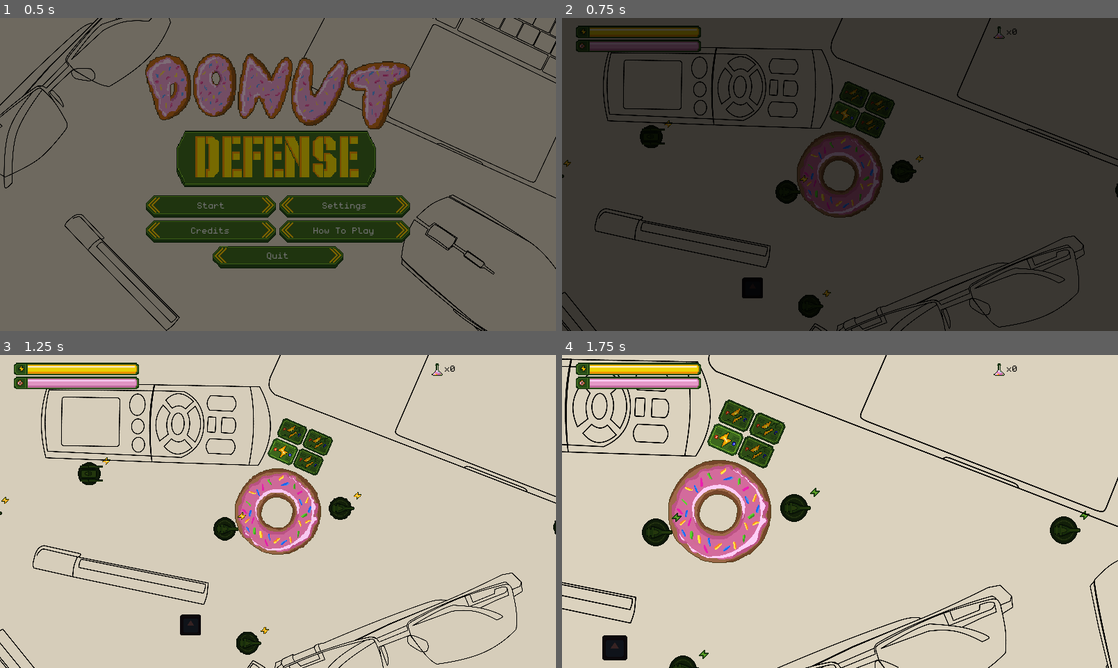
Above: before the commit, frames 1-4 (two rows, left to right).
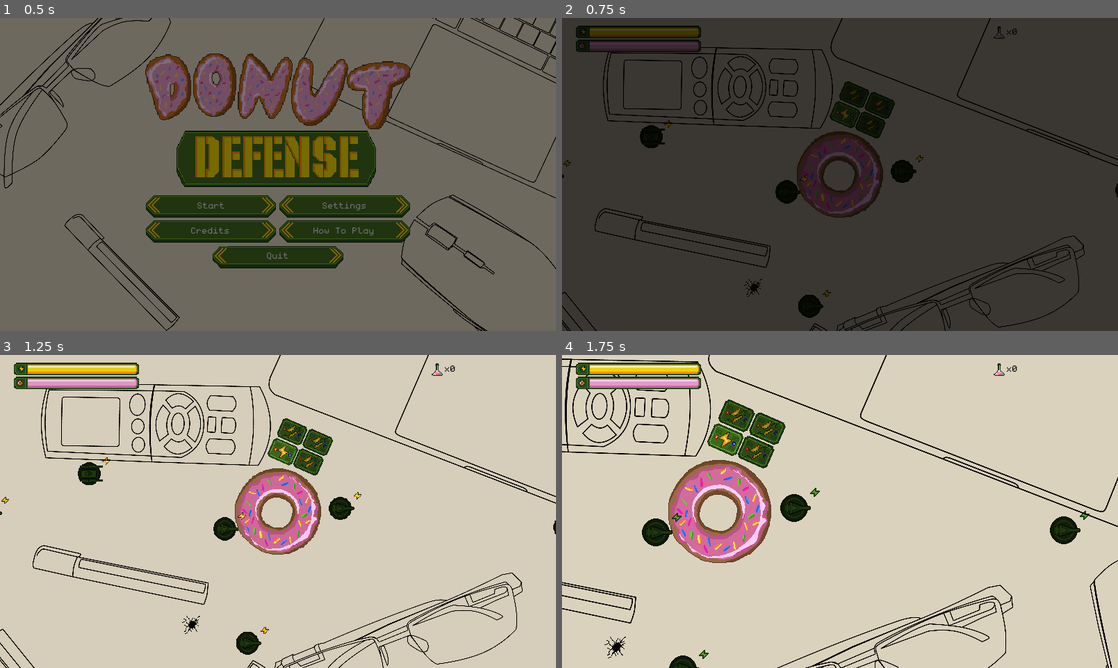
Above: after the commit, the same moments.

Repository: dmitriy-shmilo/gogodot-2021
Game: Godot game, scene res://title_screen/title_screen.tscn
Two runs of this game, one before a commit and one after it. Both use one fixed random seed, a clock stepped at 60 frames per second and the inputs below. The engine's default icon, where the game draws it, is replaced by a stand-in: a white triangle on a blue panel in a dark square. Sound files missing from this copy of the repository are replaced by a short silence.
Inputs (mouse positions are in pixels of both pictures, inside the frame that each line leads up to):
- Up to frame 1 (0.5 s): no input
- Up to frame 2 (0.75 s): click "Start" at 0.5 s
- Up to frame 3 (1.25 s): no input
- Up to frame 4 (1.75 s): tap Enter at 1.25 s; move the mouse to (650, 473) at 1.27 s; hold D (right) from 1.28 s (still down); hold Mouse wheel up (zoom_in) from 1.28 s (still down); click (650, 473) at 1.42 s

Frame 1 is identical in both runs. In frame 2, 0.2% of the frame differs, in the area x 32-37%, y 82-90%; in frame 3, 0.2%; in frame 4, 0.3%, in the area x 7-12%, y 89-98%.

Commit message:
Spawner sprites.

Diff:
--- a/src/game_screen/entities/enemy_spawner.gd
+++ b/src/game_screen/entities/enemy_spawner.gd
@@ -1,5 +1,7 @@
 extends Node2D
 class_name EnemySpawner
+
+const FRAME_SIZE = 32
 
 signal core_damaged(source, damage)
 
@@ -8,6 +10,7 @@
 var _points: PoolVector2Array
 var _enemy_scene = preload("res://game_screen/entities/enemies/enemy_unit.tscn")
 
+onready var _spawner_sprite = $"SpawnerSprite"
 onready var _debug_line = $"Node/DebugLine"
 
 func setup(map, core) -> void:
@@ -15,6 +18,7 @@
 	_core = core
 	_points = _map.find(global_position, _core.global_position)
 	_debug_line.points = _points
+	_spawner_sprite.region_rect.position.x = FRAME_SIZE * randi() % 2
 
 
 func spawn_next() -> void:
--- a/src/game_screen/entities/enemy_spawner.tscn
+++ b/src/game_screen/entities/enemy_spawner.tscn
@@ -1,15 +1,16 @@
 [gd_scene load_steps=3 format=2]
 
-[ext_resource path="res://icon.png" type="Texture" id=1]
+[ext_resource path="res://assets/cracks.png" type="Texture" id=1]
 [ext_resource path="res://game_screen/entities/enemy_spawner.gd" type="Script" id=2]
 
 [node name="EnemySpawner" type="Node2D" groups=["EnemySpawner"]]
 modulate = Color( 0.215686, 0.137255, 0.137255, 1 )
 script = ExtResource( 2 )
 
-[node name="icon" type="Sprite" parent="."]
-scale = Vector2( 0.283486, 0.283486 )
+[node name="SpawnerSprite" type="Sprite" parent="."]
 texture = ExtResource( 1 )
+region_enabled = true
+region_rect = Rect2( 0, 0, 32, 32 )
 
 [node name="Node" type="Node" parent="."]
 
Binary file added: src/assets/cracks.aseprite
Binary file added: src/assets/cracks.png
Not shown, added: src/assets/cracks.png.import
